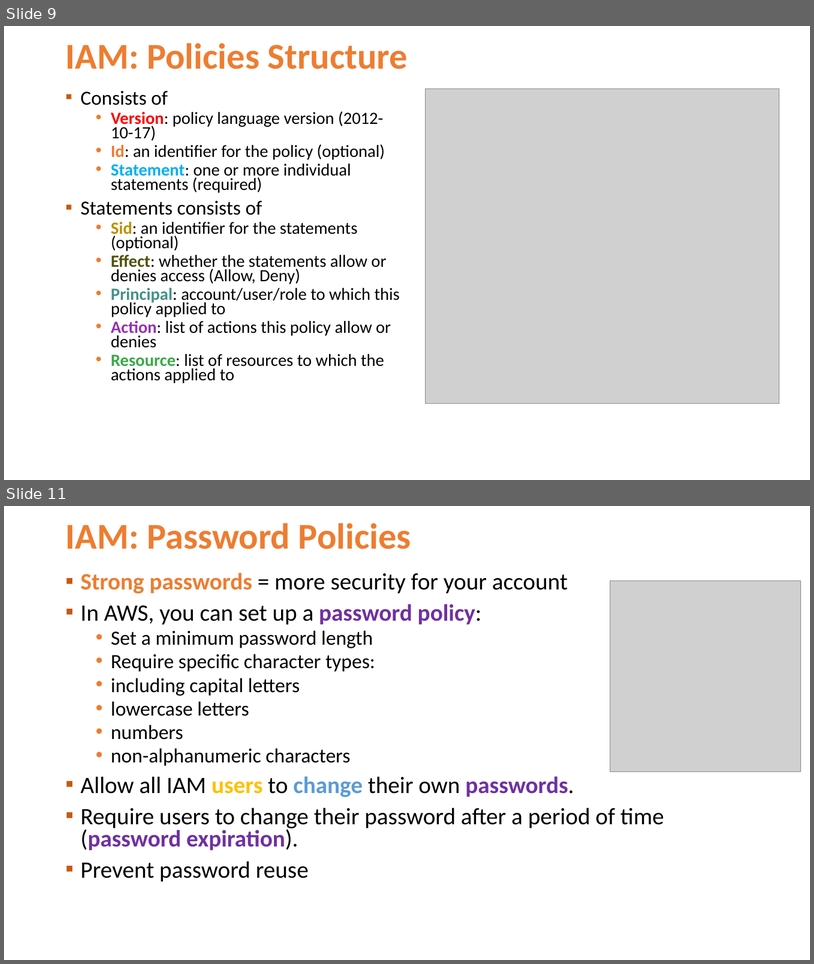
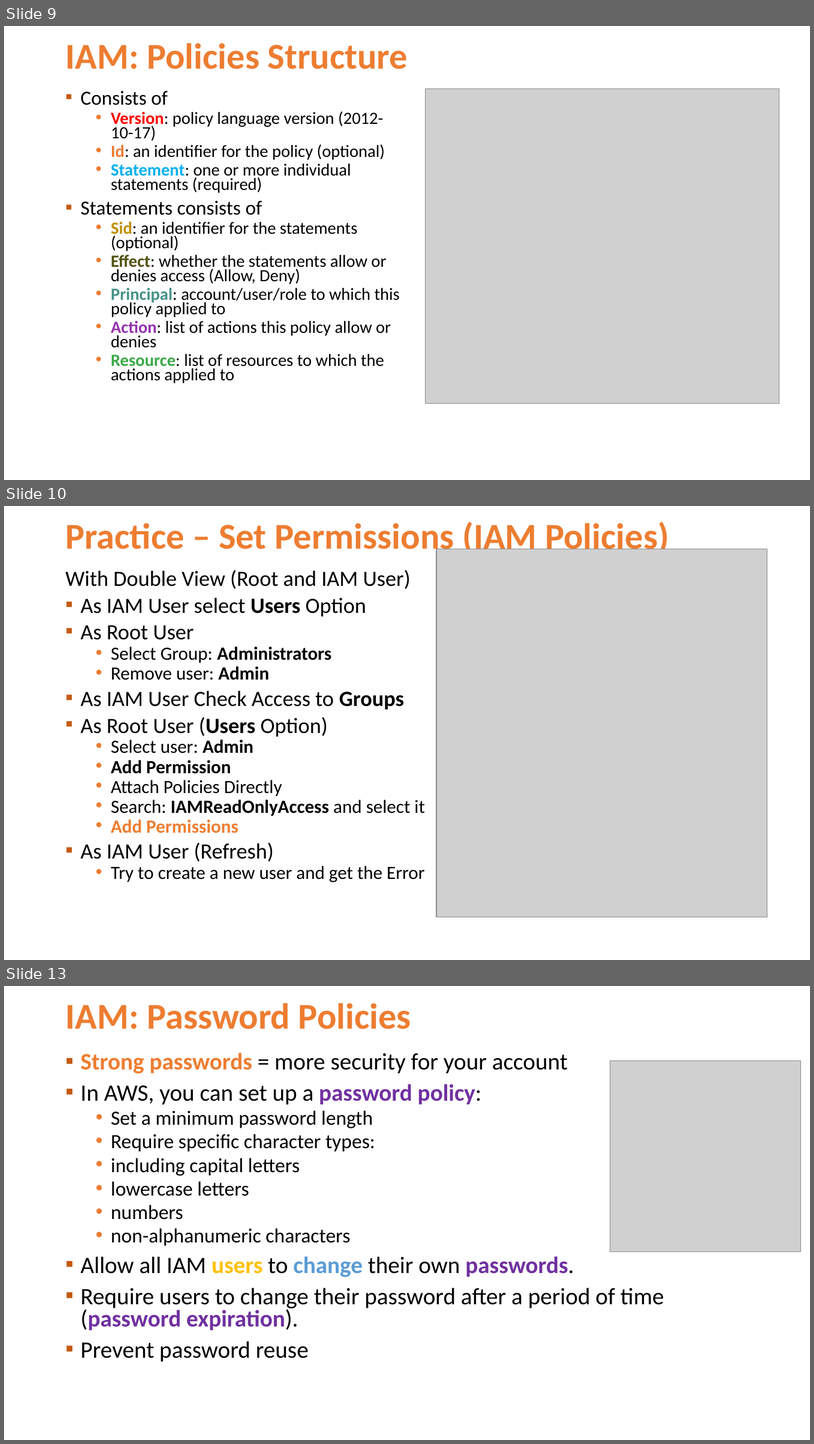
Before and after one commit to Jucer74/ArchitectureMaster, a slide deck: Classes/04-IAM-IdentityandAccessManagement/ArchitectureMaster-04-IAM-IdentityandAccessManagement.pptx. Shown one above the other, each under a label of ours: slides 9 and 11 before the commit, slides 9, 10 and 13 after it; the slides between them are not shown. The pictures are 814x964 and 814x1444 pixels, drawn with LibreOffice and Linux fonts; fonts in the diff are those of the drawing; grey boxes stand for pictures; background and template pictures are left out. Boxes give left, top, right and bottom in pixels: in the first picture for what was removed or moved away, otherwise in the second. Text is boxed around its words. In the diff, an @@ line names an element or a change of style, - is before the commit and + after.

```diff
--- a/Classes/04-IAM-IdentityandAccessManagement/ArchitectureMaster-04-IAM-IdentityandAccessManagement.pptx
+++ b/Classes/04-IAM-IdentityandAccessManagement/ArchitectureMaster-04-IAM-IdentityandAccessManagement.pptx
@@ slide 10 added at [4, 506, 810, 960], background #FFFFFF @@
@@ title added at [65, 519, 669, 558], 43.2 pt, text #ED7D31, bold @@
+Practice – Set Permissions (IAM Policies)
@@ picture added at [437, 549, 767, 917] @@
@@ text added at [65, 570, 425, 882], 22.2 pt, text #000000 @@
+With Double View (Root and IAM User)
+▪ As IAM User select Users Option
+▪ As Root User
+  • Select Group: Administrators
+  • Remove user: Admin
+▪ As IAM User Check Access to Groups
+▪ As Root User (Users Option)
+  • Select user: Admin
+  • Add Permission
+  • Attach Policies Directly
+  • Search: IAMReadOnlyAccess and select it
+  • Add Permissions
+▪ As IAM User (Refresh)
+  • Try to create a new user and get the Error
@@ what was slide 11 is now slide 13 @@
```
Also in this commit, not shown: 2 slides changed, 2 other slides added, 1 slide removed.
